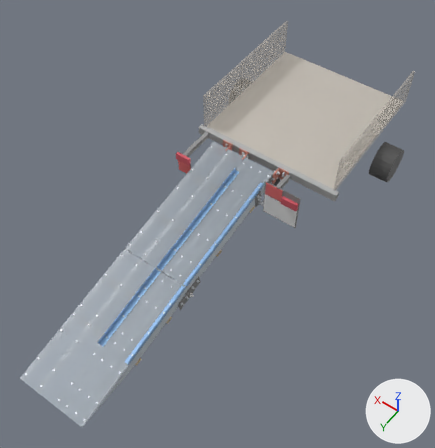
Before and after pictures for a commit that changed the glTF model trap_uproszczony/stal_S5/trap_s5.glb.
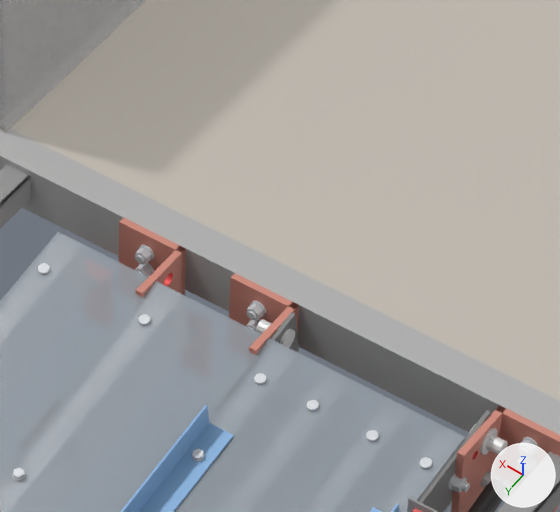
The first picture shows the older version from a camera (50 mm lens) standing at (-1.78, 3.19, 3.75) and looking at (0.0, 0.7, -0.17). The close-ups show the older and then the newer version on the part from 47% to 66% of the width and 24% to 41% of the height of that picture. Only the edits that show in the close-ups are written down. Every picture has the same lights, and +X, +Y and +Z are marked at lower right. Where no turn or scale is listed for an object, it has been applied to the vertices. Vertices at exactly the same position are counted once.

Objects in the first close-up: 'A:G1:1', 'A:H:zewn.:-1', 'A:siatka', 'A:wkrety', 'T:K:sprężyna:1', 'T:K:zawias:-1', 'T:K:zawias:1', 'T:belka', 'T:burta+', 'T:podloga', 'T:wl:L', 'T:wl:P' and 16 more.
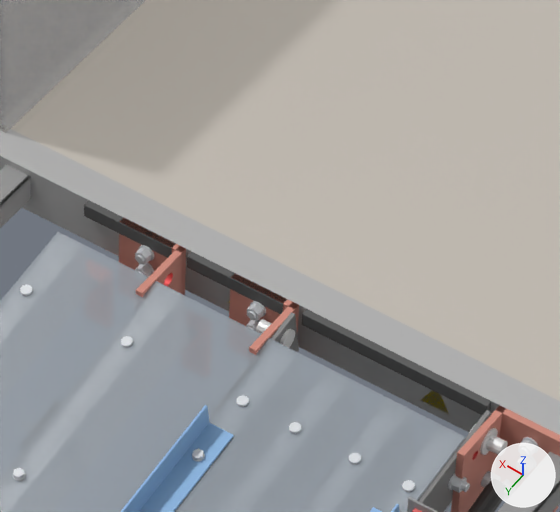
The change, as a list of edits to the scene's bpy script:
```text
Change me_wkręty_samowiercące_4_8_19_nierdzewne_z_podkładką_epdm_ø16:
    remove me_wkręty_samowiercące_4_8_19_nierdzewne_z_podkładką_epdm_ø16.from_pydata(...)  # 648 vertices, 1152 faces; spans x -0.133..0.473, y 0.081..1.219, z -0.207..0.017
    add me_wkręty_samowiercące_4_8_19_nierdzewne_z_podkładką_epdm_ø16.from_pydata(...)  # 648 vertices, 1152 faces; spans x -0.133..0.473, y 0.12..1.219, z -0.207..0.01
    me_wkręty_samowiercące_4_8_19_nierdzewne_z_podkładką_epdm_ø16 part 1: the loose piece of 20 vertices spanning x -0.133..-0.117, y 0.081..0.097, z 0.011..0.017 is moved by (0.0, 0.039, -0.007)
    me_wkręty_samowiercące_4_8_19_nierdzewne_z_podkładką_epdm_ø16 part 2: the loose piece of 20 vertices spanning x -0.053..-0.037, y 0.081..0.097, z 0.011..0.017 is moved by (0.0, 0.039, -0.007)
    me_wkręty_samowiercące_4_8_19_nierdzewne_z_podkładką_epdm_ø16 part 3: the loose piece of 20 vertices spanning x 0.037..0.053, y 0.081..0.097, z 0.011..0.017 is moved by (0.0, 0.039, -0.007)
    me_wkręty_samowiercące_4_8_19_nierdzewne_z_podkładką_epdm_ø16 part 4: the loose piece of 20 vertices spanning x 0.117..0.133, y 0.081..0.097, z 0.011..0.017 is moved by (0.0, 0.039, -0.007)
    me_wkręty_samowiercące_4_8_19_nierdzewne_z_podkładką_epdm_ø16 part 5: the loose piece of 20 vertices spanning x 0.297..0.313, y 0.081..0.097, z 0.011..0.017 is moved by (0.0, 0.039, -0.007)
    me_wkręty_samowiercące_4_8_19_nierdzewne_z_podkładką_epdm_ø16 part 6: the loose piece of 20 vertices spanning x 0.457..0.473, y 0.081..0.097, z 0.011..0.017 is moved by (0.0, 0.039, -0.007)
    other edits to the shape of me_wkręty_samowiercące_4_8_19_nierdzewne_z_podkładką_epdm_ø16 do not show in these pictures
Add me_naklejka_iso_7010_w024___zgniecenie_dłoni__bok_45_mm_001:
    me_naklejka_iso_7010_w024___zgniecenie_dłoni__bok_45_mm_001.from_pydata([(-0.0825, -0.001, -0.061), (-0.0375, -0.001, -0.061), (-0.06, -0.001, -0.022), (-0.0825, 0.0, -0.061), (-0.0375, 0.0, -0.061), (-0.06, 0.0, -0.022)], [], [(0, 1, 2), (3, 4, 5), (0, 1, 4), (0, 4, 3), (1, 2, 5), (1, 5, 4), (2, 0, 3), (2, 3, 5)])
    me_naklejka_iso_7010_w024___zgniecenie_dłoni__bok_45_mm_001.materials.append(mat_kolor_f2c200)  # yellow #f9e200
Add ob_t_w024__60__48__1:
    ob_t_w024__60__48__1 = bpy.data.objects.new('T:W024:-60:-48:-1', me_naklejka_iso_7010_w024___zgniecenie_dłoni__bok_45_mm_001)
    ob_t_w024__60__48__1.location = (0.0, 0.0, 0.0)
Add ob_t_odbojnik_345:
    ob_t_odbojnik_345 = bpy.data.objects.new('T:odbojnik:345', me_odbojnik_epdm_11_mm_na_tylnym_narożniku_belki__x__345____485)  # a box spanning x 0.345..0.485, y 0.0..0.011, z -0.02..0.0; in mat_kolor_1e1e1e (dark grey #606060)
    ob_t_odbojnik_345.location = (0.0, 0.0, 0.0)
Add ob_t_odbojnik_170:
    ob_t_odbojnik_170 = bpy.data.objects.new('T:odbojnik:170', me_odbojnik_epdm_11_mm_na_tylnym_narożniku_belki__x__170____320)  # a box spanning x 0.17..0.32, y 0.0..0.011, z -0.02..0.0; in mat_kolor_1e1e1e (dark grey #606060)
    ob_t_odbojnik_170.location = (0.0, 0.0, 0.0)
Add ob_t_odbojnik__140:
    ob_t_odbojnik__140 = bpy.data.objects.new('T:odbojnik:-140', me_odbojnik_epdm_11_mm_na_tylnym_narożniku_belki__x__140____140)  # a box spanning x -0.14..0.14, y 0.0..0.011, z -0.02..0.0; in mat_kolor_1e1e1e (dark grey #606060)
    ob_t_odbojnik__140.location = (0.0, 0.0, 0.0)
```

Boxes [x1, y1, x2, y2] around the edits, measured in the close-ups (560 x 512 px; the box of a moved part takes in the faces that stretch with it):
'T:odbojnik:-140', added: after [302, 309, 491, 415]
'T:odbojnik:170', added: after [187, 252, 286, 314]
'T:odbojnik:345', added: after [84, 200, 175, 258]
'A:wkrety', reshaped: before [38, 263, 432, 469]; after [20, 285, 415, 492]
'T:W024:-60:-48:-1', added: after [421, 391, 448, 412]
part 1 of me_wkręty_samowiercące_4_8_19_nierdzewne_z_podkładką_epdm_ø16, moved or reshaped: before [420, 457, 432, 469]; after [402, 480, 415, 492]
part 2 of me_wkręty_samowiercące_4_8_19_nierdzewne_z_podkładką_epdm_ø16, moved or reshaped: before [366, 430, 378, 442]; after [349, 453, 361, 464]
part 3 of me_wkręty_samowiercące_4_8_19_nierdzewne_z_podkładką_epdm_ø16, moved or reshaped: before [307, 400, 319, 411]; after [289, 422, 301, 434]
part 4 of me_wkręty_samowiercące_4_8_19_nierdzewne_z_podkładką_epdm_ø16, moved or reshaped: before [254, 373, 266, 385]; after [237, 395, 249, 407]
part 5 of me_wkręty_samowiercące_4_8_19_nierdzewne_z_podkładką_epdm_ø16, moved or reshaped: before [138, 314, 151, 326]; after [121, 336, 133, 347]
part 6 of me_wkręty_samowiercące_4_8_19_nierdzewne_z_podkładką_epdm_ø16, moved or reshaped: before [38, 263, 50, 274]; after [20, 285, 32, 296]
